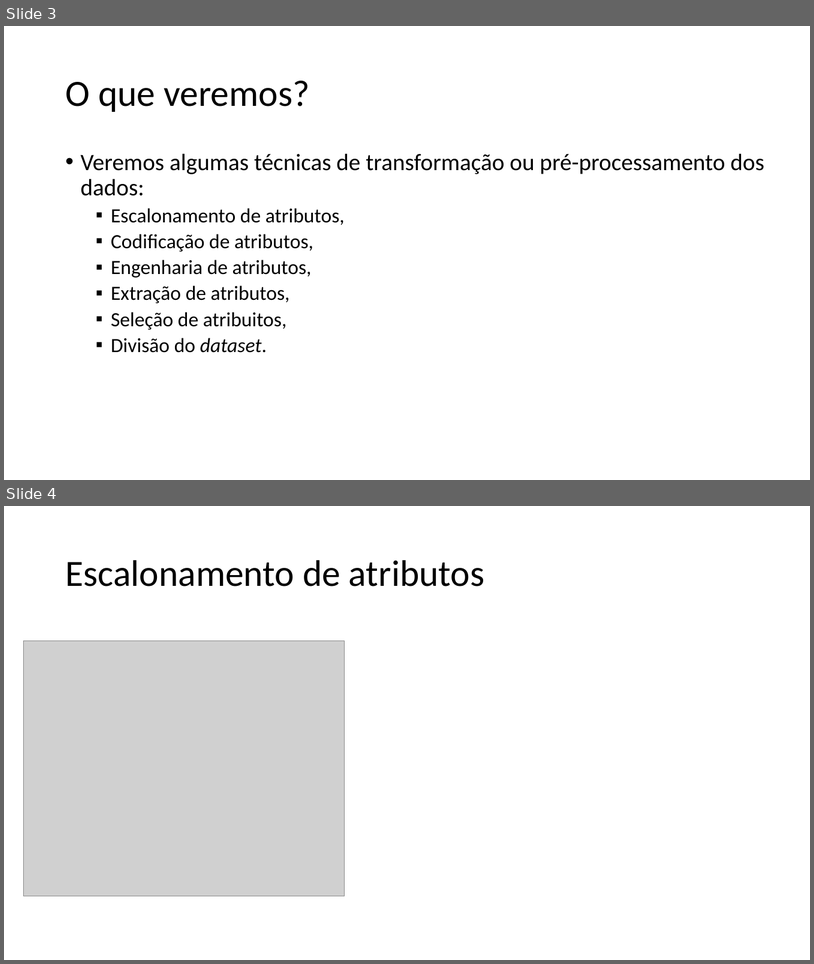
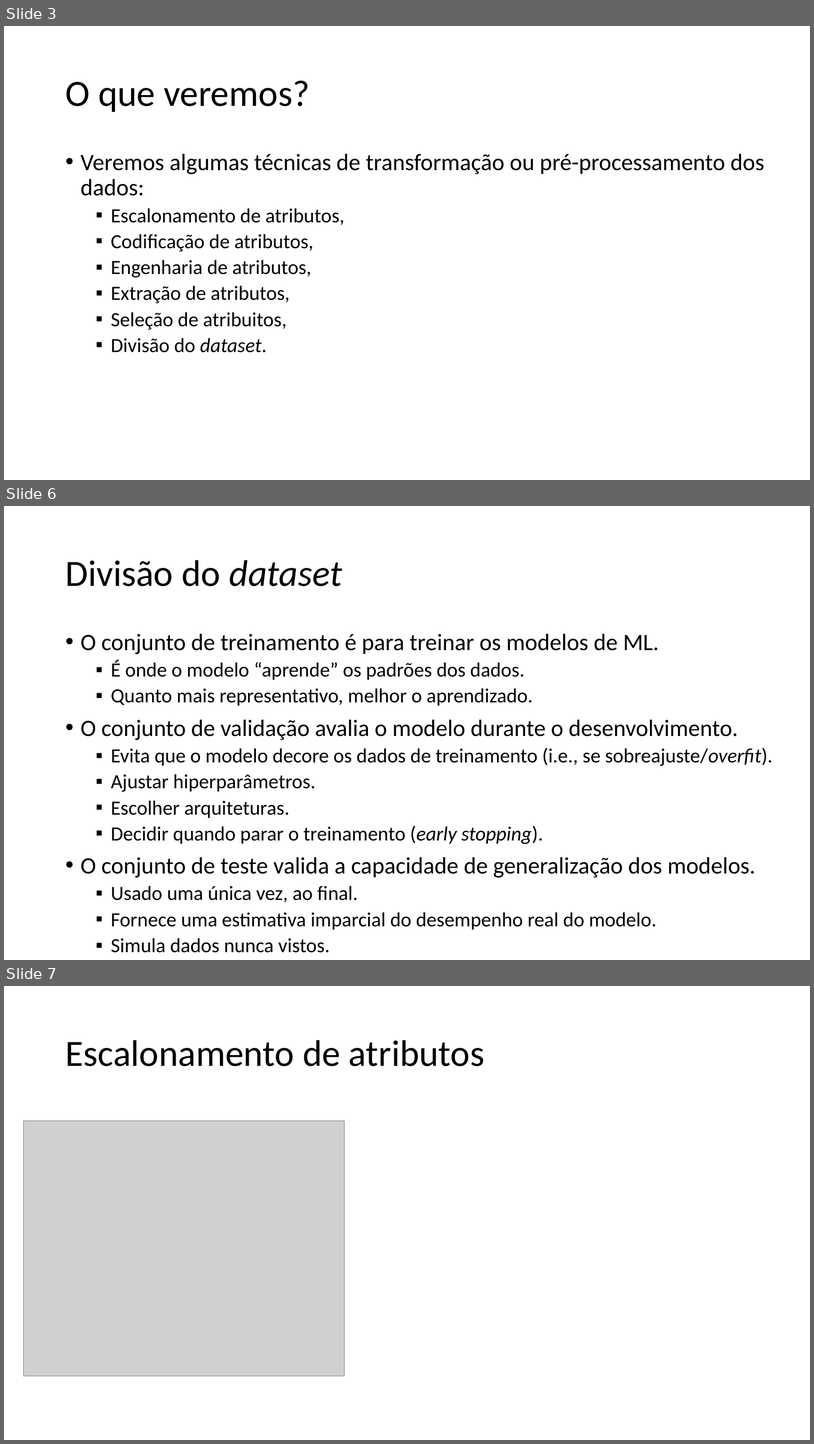
Before and after one commit to zz4fap/c24_inteligencia_artificial, a slide deck: slides/C24_Transformações.pptx. Shown one above the other, each under a label of ours: slides 3 and 4 before the commit, slides 3, 6 and 7 after it; the slides between them are not shown. The pictures are 814x964 and 814x1444 pixels, drawn with LibreOffice and Linux fonts; fonts in the diff are those of the drawing; grey boxes stand for pictures. Boxes give left, top, right and bottom in pixels: in the first picture for what was removed or moved away, otherwise in the second. Text is boxed around its words. In the diff, an @@ line names an element or a change of style, - is before the commit and + after.

```diff
--- a/slides/C24_Transformações.pptx
+++ b/slides/C24_Transformações.pptx
@@ slide 6 added at [4,506,810,960], background #FFFFFF @@
@@ title added at [65,560,342,586], 44 pt, text #000000 @@
+Divisão do dataset
@@ text added at [81,633,773,952], 24 pt, text #000000 @@
+• O conjunto de treinamento é para treinar os modelos de ML.
+  ▪ É onde o modelo “aprende” os padrões dos dados.
+  ▪ Quanto mais representativo, melhor o aprendizado.
+• O conjunto de validação avalia o modelo durante o desenvolvimento.
+  ▪ Evita que o modelo decore os dados de treinamento (i.e., se sobreajuste/overfit).
+  ▪ Ajustar hiperparâmetros.
+  ▪ Escolher arquiteturas.
+  ▪ Decidir quando parar o treinamento (early stopping).
+• O conjunto de teste valida a capacidade de generalização dos modelos.
+  ▪ Usado uma única vez, ao final.
+  ▪ Fornece uma estimativa imparcial do desempenho real do modelo.
+  ▪ Simula dados nunca vistos.
@@ what was slide 4 is now slide 7 @@
```
Also in this commit, not shown: 2 slides changed, 8 other slides added, 1 slide removed.
